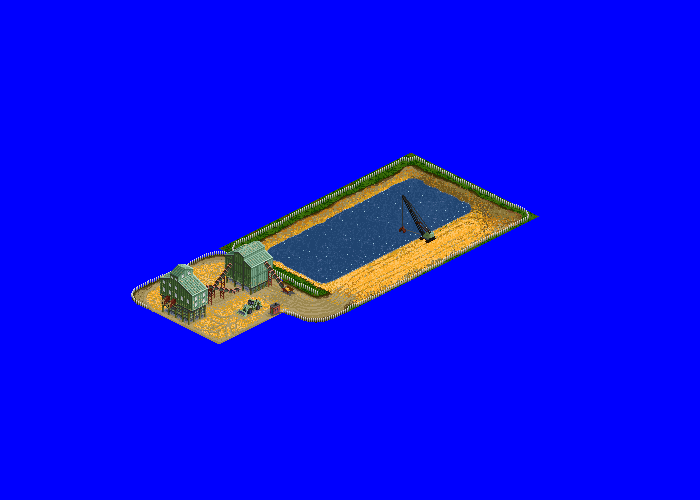
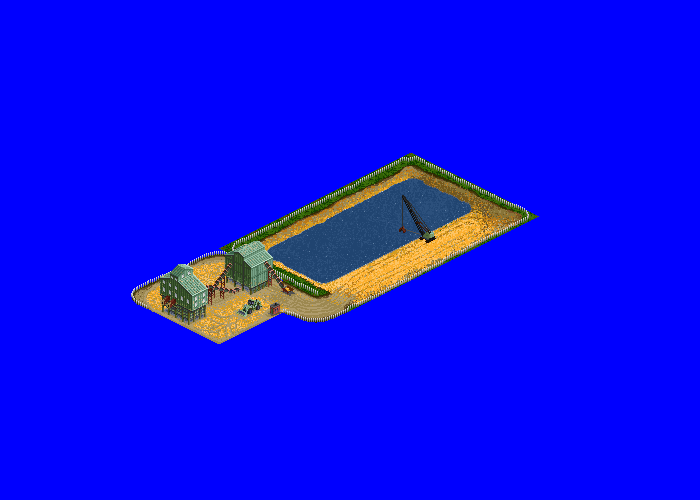
Layers edited between the first and the second 700px x 500px image:
painted on "water" (2nd of 2, in "pit") over bbox(274, 181, 469, 279)
